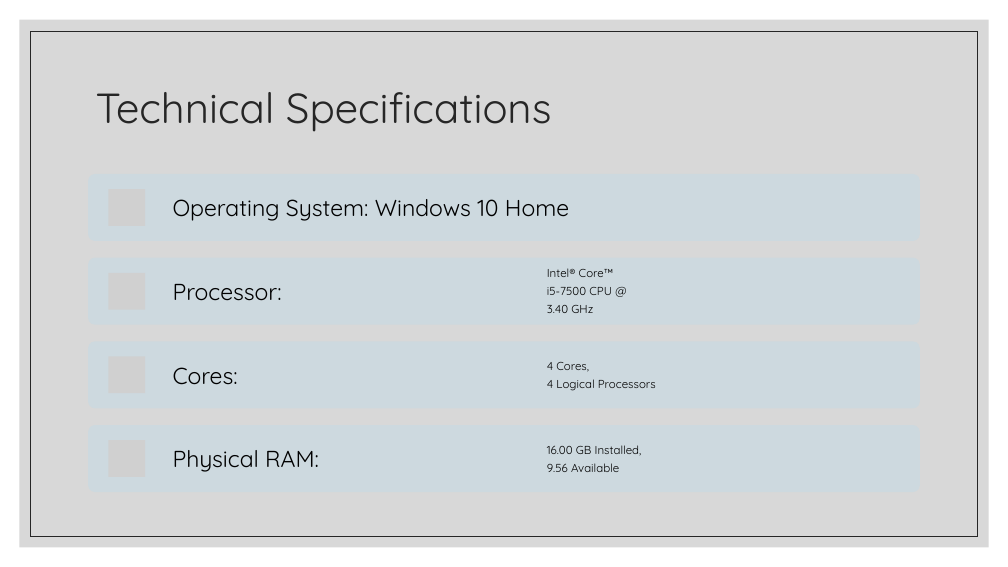
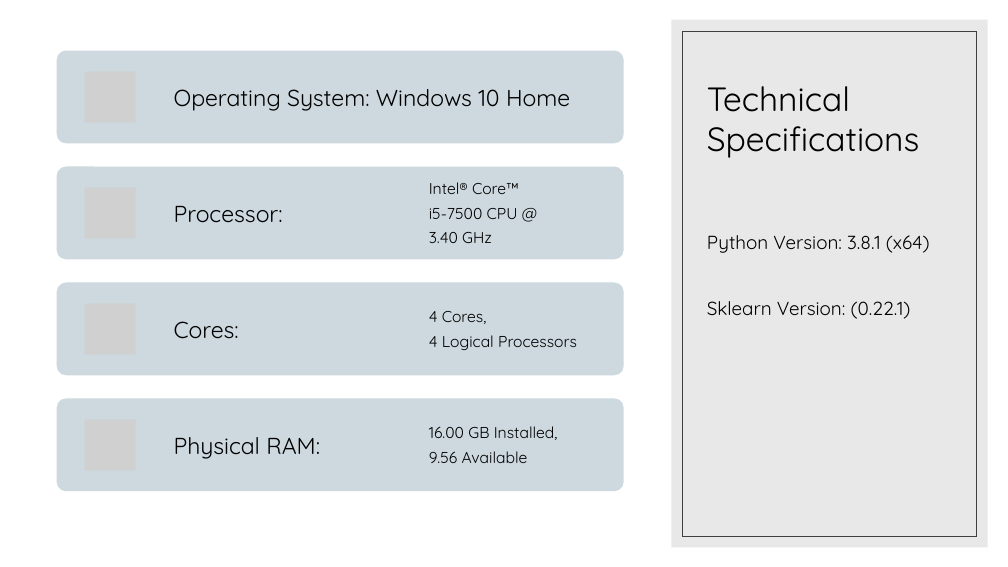
Before and after one commit to landonbuell/Convolutional-Neural-Networks, a slide deck: slide 21 of Presentations/09_04_2020/Modeling Attack Functions.pptx (slide 16 before the commit). Drawn at 1008x567 pixels with LibreOffice and Linux fonts; fonts in the diff are those of the drawing; grey boxes stand for pictures. Boxes give left, top, right and bottom in pixels: in the first picture for what was removed or moved away, otherwise in the second. Text is boxed around its words. In the diff, an @@ line names an element or a change of style, - is before the commit and + after.

Commit message:
10 April 2020
- Modified ATTACK to include binary trigger condition
- Running program for round to 0 w/ 50/50 external trigger
- Need to create & impliment analysis script
- Modifying powerpoint for 4/13

```diff
--- a/Presentations/09_04_2020/Modeling Attack Functions.pptx
+++ b/Presentations/09_04_2020/Modeling Attack Functions.pptx
@@ rectangle removed at [20, 20, 989, 547] @@
@@ rectangle added at [671, 20, 988, 547], fill #D9D9D9 at 60% opacity @@
@@ rectangle removed at [31, 31, 978, 536] @@
@@ rounded rectangle added at [57, 51, 624, 144], fill #CEDADF @@
@@ text "Operating System: Windows 10 Home": place and size @@
-text "Operating System: Windows 10 Home" at [173, 199, 569, 221]
+text "Operating System: Windows 10 Home" at [174, 89, 570, 111]
@@ rectangle added at [683, 31, 977, 536], outline #404040 0.5 pt @@
@@ title "Technical Specifications": place and size @@
-title "Technical Specifications" at [96, 92, 551, 132]
+title "Technical Specifications" at [707, 86, 920, 158]
@@ title "Technical Specifications" at [707, 86, 920, 158]: size 40 to 32 pt, text colour #262626 to #000000; line spacing 0.9 to 1 @@
@@ picture added at [85, 72, 135, 123] @@
@@ rounded rectangle: place and size @@
-rounded rectangle at [88, 174, 920, 241]
+rounded rectangle at [57, 166, 624, 259]
@@ text "Processor:": place and size @@
-text "Processor:" at [173, 284, 282, 301]
+text "Processor:" at [174, 206, 283, 223]
@@ size 11 to 15 pt; more space between paragraphs in 3 elements at [429, 426, 558, 463], [429, 311, 577, 350], [429, 182, 519, 243] @@
@@ text "Intel® Core™": place and size @@
-text "Intel® Core™" at [547, 268, 614, 313]
+text "Intel® Core™" at [429, 182, 519, 243]
@@ picture: place and size @@
-picture at [108, 273, 145, 310]
+picture at [85, 188, 135, 238]
@@ picture removed at [108, 189, 145, 226] @@
@@ text added at [707, 235, 930, 319], 18 pt, text #000000 @@
+Python Version: 3.8.1 (x64)
+Sklearn Version: (0.22.1)
@@ rounded rectangle: place and size @@
-rounded rectangle at [88, 258, 920, 325]
+rounded rectangle at [57, 283, 624, 376]
@@ text "Cores:": place and size @@
-text "Cores:" at [173, 367, 238, 385]
+text "Cores:" at [174, 321, 239, 339]
@@ text "4 Cores,": place and size @@
-text "4 Cores," at [547, 362, 656, 391]
+text "4 Cores," at [429, 311, 577, 350]
@@ picture: place and size @@
-picture at [108, 356, 145, 393]
+picture at [85, 303, 135, 354]
@@ rounded rectangle removed at [88, 342, 920, 409] @@
@@ rounded rectangle: place and size @@
-rounded rectangle at [88, 425, 920, 492]
+rounded rectangle at [57, 399, 624, 492]
@@ text "Physical RAM:": place and size @@
-text "Physical RAM:" at [173, 450, 319, 472]
+text "Physical RAM:" at [174, 437, 320, 459]
@@ text "16.00 GB Installed,": place and size @@
-text "16.00 GB Installed," at [547, 445, 642, 472]
+text "16.00 GB Installed," at [429, 426, 558, 463]
@@ picture added at [85, 420, 135, 470] @@
@@ picture removed at [108, 440, 145, 477] @@
```
Also in this commit, not shown: 6 slides added, 1 slide removed, 5 other files.
